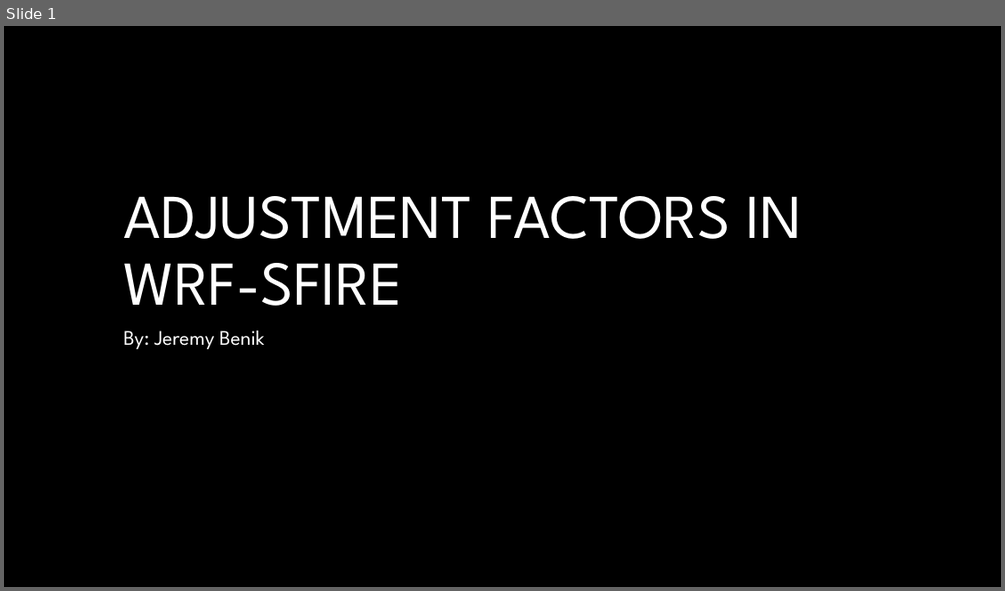
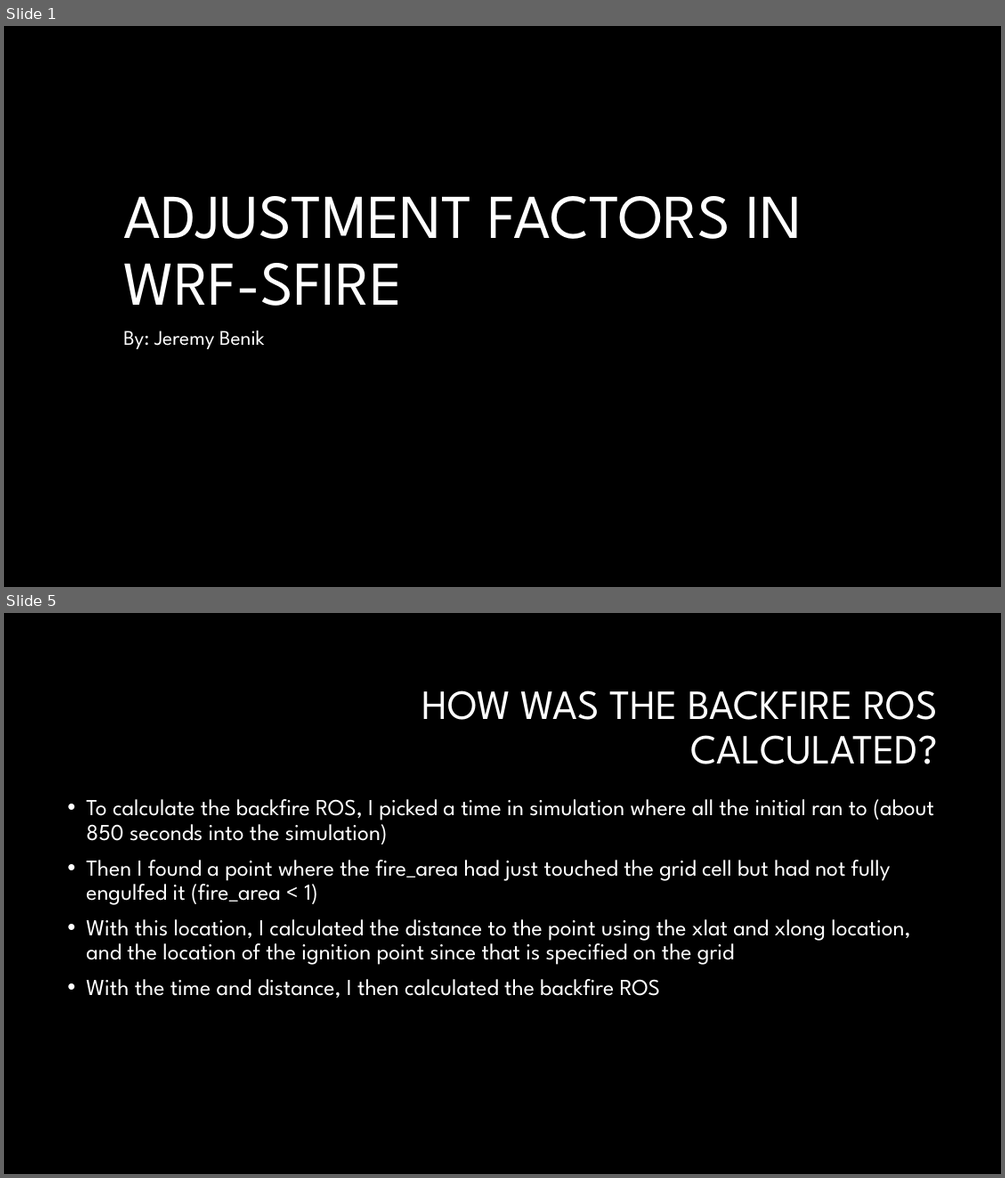
Before and after one commit to Jeremy-Benik/Meeting_Notes, a slide deck: Presentations/Adjustment_Factors.pptx. Shown one above the other, each under a label of ours: slide 1 before the commit, slides 1 and 5 after it; the slides between them are not shown. The pictures are 1005x591 and 1005x1178 pixels, drawn with LibreOffice and Linux fonts; fonts in the diff are those of the drawing; background and template pictures are left out. Boxes give left, top, right and bottom in pixels: in the first picture for what was removed or moved away, otherwise in the second. Text is boxed around its words. In the diff, an @@ line names an element or a change of style, - is before the commit and + after.

```diff
--- a/Presentations/Adjustment_Factors.pptx
+++ b/Presentations/Adjustment_Factors.pptx
@@ slide 5 added at (4,613,1001,1174), background #000000 @@
@@ title added at (421,690,938,764), 40 pt, text #FFFFFF @@
+HOW WAS THE BACKFIRE ROS CALCULATED?
@@ text added at (86,799,934,997), 22 pt, text #FFFFFF @@
+• To calculate the backfire ROS, I picked a time in simulation where all the initial ran to (about 850 seconds into the simulation)
+• Then I found a point where the fire_area had just touched the grid cell but had not fully engulfed it (fire_area < 1)
+• With this location, I calculated the distance to the point using the xlat and xlong location, and the location of the ignition point since that is specified on the grid
+• With the time and distance, I then calculated the backfire ROS
```
Also in this commit, not shown: 1 slide changed, 6 other slides added.
